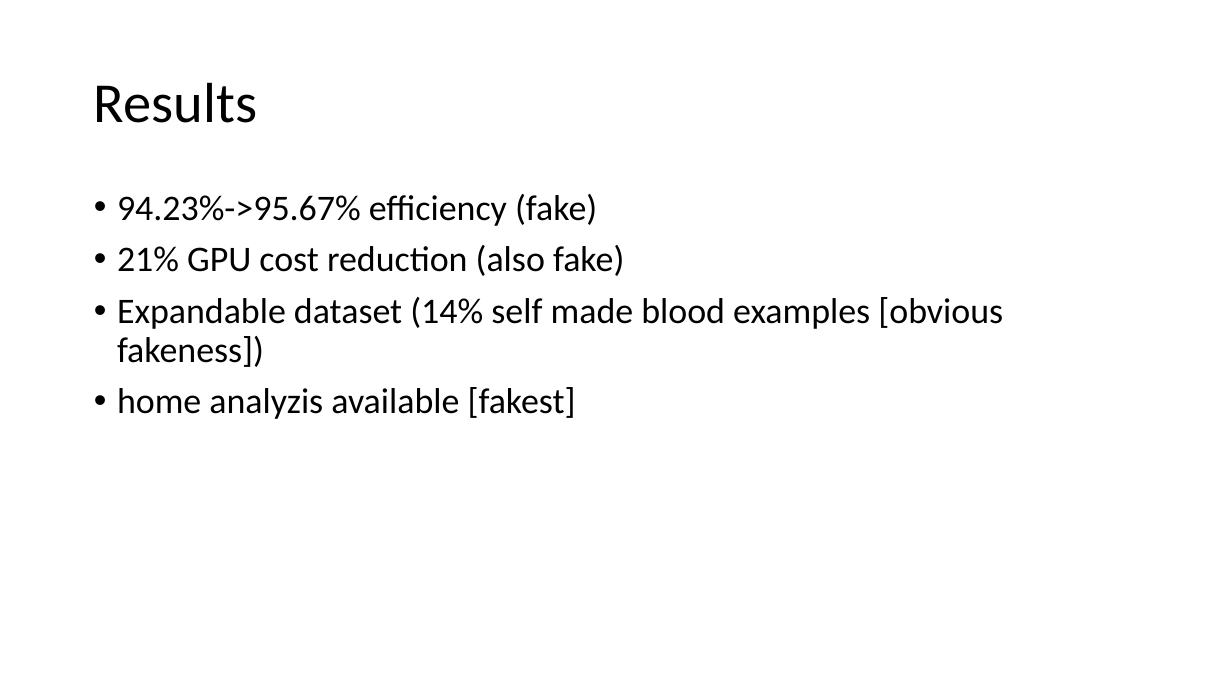
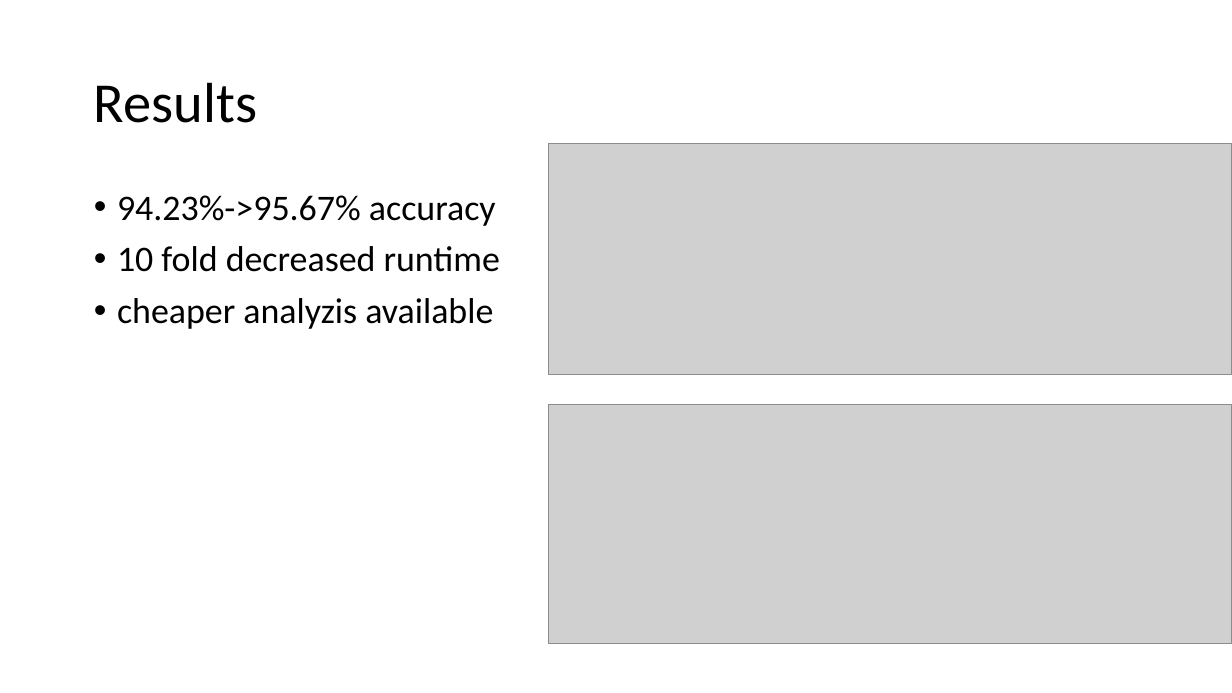
Before and after one commit to JNSchwartz/better_blood, a slide deck: slide 6 of betterblood.pptx. Drawn at 1232x693 pixels with LibreOffice and Linux fonts; fonts in the diff are those of the drawing; grey boxes stand for pictures; background and template pictures are left out. Boxes give left, top, right and bottom in pixels: in the first picture for what was removed or moved away, otherwise in the second. Text is boxed around its words. In the diff, an @@ line names an element or a change of style, - is before the commit and + after.

```diff
--- a/betterblood.pptx
+++ b/betterblood.pptx
@@ picture added at (549, 144, 1232, 375) @@
@@ text at (117, 195, 500, 329): text changed @@
-• 94.23%->95.67% efficiency (fake)
-• 21% GPU cost reduction (also fake)
-• Expandable dataset (14% self made blood examples [obvious fakeness])
-• home analyzis available [fakest]
+• 94.23%->95.67% accuracy
+• 10 fold decreased runtime
+• cheaper analyzis available
@@ picture added at (549, 405, 1232, 644) @@
```
Also in this commit, not shown: 4 other slides changed, 2 slides added, 2 slides removed.
